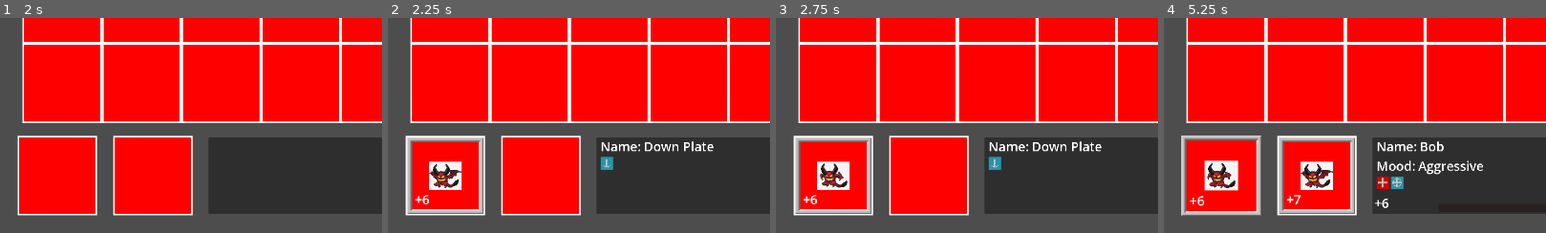
Above: before the commit, frames 1-4 (left to right).
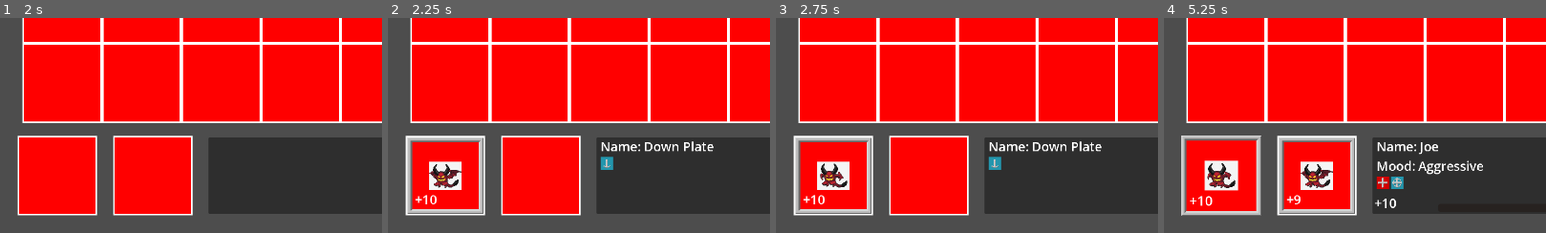
Above: after the commit, the same moments.

Repository: Mrdizzy14-Deklen/Crimson-Screen
Game: Godot game, scene res://start_menu.tscn
Same seed, same stepped clock (60 frames per second), same inputs: the game is played once before the commit and once after it. The engine's default icon, where the game draws it, is replaced by a stand-in: a white triangle on a blue panel in a dark square.
Inputs (mouse positions are % of the whole screen's width and height, from its top left):
- Up to frame 1 (2 s): click "Start" at 0.5 s; tap Enter at 1.25 s; move the mouse to (72, 45) at 1.27 s; press the mouse at (72, 45) at 1.28 s; tap Q (newChip) at 1.55 s
- Up to frame 2 (2.25 s): tap Space (sendWave) at 2 s; move the mouse to (91, 10) at 2.02 s; release the mouse at (91, 10) at 2.03 s; tap Q (newChip) at 2.1 s
- Up to frame 3 (2.75 s): click (91, 10) at 2.3 s
- Up to frame 4 (5.25 s): move the mouse to (91, 28) at 2.77 s; press the mouse at (91, 28) at 2.78 s; tap Q (newChip) at 3.05, 3.6, 4.55 s; move the mouse to (91, 47) at 3.52 s; release the mouse at (91, 47) at 3.53 s; click (91, 47) at 3.8 s; move the mouse to (91, 65) at 4.27 s; hold Space (sendWave) 4.28-5.03 s; move the mouse to (8, 87) at 5.02 s; click (8, 87) at 5.1 s
The pictures show only the part of the screen within x 0-50%, y 50-100%; the shares and areas given below are measured in that part.

Frame 1 is identical in both runs. In frame 2, 0.1% of the frame differs, in the area x 9-13%, y 82-87%; in frame 3, 0.1%; in frame 4, 0.4%, in the area x 8-74%, y 57-89%.

Commit message:
Old code, forgot to push

Diff:
--- a/Assets/Classes/Function/Movement/functionLRSwitch.gd
+++ b/Assets/Classes/Function/Movement/functionLRSwitch.gd
@@ -1,7 +1,7 @@
 extends Function
 
 
-## Sends the particle up or down alternating
+## Sends the particle left or right alternating
 class_name  FunctionLRSwitch
 
 
--- a/Assets/Classes/Function/Value Change/functionadd.gd
+++ b/Assets/Classes/Function/Value Change/functionadd.gd
@@ -10,13 +10,12 @@
 
 func _init():
 	score_function = true
-	amount = Global.rng.randi_range(-13, 13)
-	while amount < 1 and amount != -13:
-		amount = Global.rng.randi_range(1, 12)
-	if amount > 0:
+	amount = Global.rng.randi_range(1, 13)
+	if amount == 13:
+		sprite = preload("res://Assets/Sprites/sub.png")
+		amount = -13
+	elif amount > 0:
 		sprite = preload("res://Assets/Sprites/add.png")
-	else:
-		sprite = preload("res://Assets/Sprites/sub.png")
 	pass
 
 
--- a/Assets/Classes/Function/function.gd
+++ b/Assets/Classes/Function/function.gd
@@ -23,6 +23,4 @@
 		new_target.x = 0
 	elif target.x >= Global.WIDTH:
 		new_target.x = Global.WIDTH - 1
-	if new_target == current_pos:
-		new_target = Vector2(0, 1)
 	return new_target
--- a/Global.gd
+++ b/Global.gd
@@ -27,7 +27,7 @@
 
 
 var is_dragging = false
-
+var dragging: Node2D
 
 ## Checks if a particle is in the system
 var computing = false
--- a/loading_screen.gd
+++ b/loading_screen.gd
@@ -5,11 +5,13 @@
 
 
 var target
+var loading_finished: bool = false
 
 
 # Called when the node enters the scene tree for the first time.
 func _ready() -> void:
 	target = LoadManager.next_scene
+	loading_finished = false
 	ResourceLoader.load_threaded_request(target)
 
 func _process(delta: float) -> void:
@@ -18,6 +20,9 @@
 	progress_bar.value = progress[0] * 100
 
 	if progress[0] == 1:
+		if loading_finished:
+			return
+		loading_finished = true
 		await get_tree().create_timer(1.0).timeout
 		var packed_scene = ResourceLoader.load_threaded_get(target)
 		get_tree().change_scene_to_packed(packed_scene)
--- a/main.gd
+++ b/main.gd
@@ -7,6 +7,7 @@
 @onready var chips: Node = $Chips
 @onready var particles: Node = $Particles
 @onready var spawner: Control = $CanvasLayer/Spawner
+@onready var random_speech_timer: Timer = $RandomSpeechTimer
 
 
 const PLATFORM = preload("res://platform.tscn")
@@ -47,6 +48,9 @@
 func updateScore():
 	points.text = str("[right]", Global.score, "[/right]")
 	pass
+
+
+
 ### Scene Setup Fucntions
 
 
@@ -109,3 +113,12 @@
 	new_par.global_position = _target
 	Global.waveStart.emit()
 	pass
+
+
+func _speech_trigger() -> void:
+	random_speech_timer.wait_time = Global.rng.randf_range(15,30)
+	if chips.get_child_count() > 4:
+		var temp = chips.get_child(Global.rng.randi_range(4, chips.get_child_count() - 1))
+		print_debug(temp.chip_name)
+		temp._speech_trigger()
+	pass
--- a/main.tscn
+++ b/main.tscn
@@ -58,4 +58,9 @@
 [node name="Spawner" parent="SpawnerCanvas" instance=ExtResource("4_lquwl")]
 visible = false
 
+[node name="RandomSpeechTimer" type="Timer" parent="."]
+wait_time = 30.0
+autostart = true
+
 [connection signal="timeout" from="ChipCoolTimer" to="." method="_cool_chips"]
+[connection signal="timeout" from="RandomSpeechTimer" to="." method="_speech_trigger"]
--- a/object.gd
+++ b/object.gd
@@ -11,7 +11,6 @@
 @onready var bottom_level_sprite: AnimatedSprite2D = $BottomLevel
 @onready var top_level_sprite: AnimatedSprite2D = $TopLevel
 @onready var wear_timer: Timer = $WearTimer
-@onready var speech_timer: Timer = $SpeechTimer
 @onready var speech_bubble: Sprite2D = $SpeechBubble
 @onready var score_amount: RichTextLabel = $ScoreAmount
 
@@ -104,6 +103,7 @@
 
 	var new_chip = CHIP.instantiate()
 
+	# Choose a preset
 	match preset:
 		"down_tile":
 			new_chip.chip_name = "Down Plate"
@@ -121,12 +121,13 @@
 
 static func make_copy(old_chip: Chip):
 
+	# Copy over basic info
 	var new_chip = CHIP.instantiate()
 	new_chip.chip_name = old_chip.chip_name
 	new_chip.mood = old_chip.mood
 	new_chip.sprite = old_chip.sprite
 
-	# Set chip functions
+	# copy over chip functions
 	for i in old_chip.functions:
 		new_chip.functions.append(i)
 		if i.score_function:
@@ -139,83 +140,116 @@
 
 
 func _ready():
+
+	# Set sprite animation
 	bottom_level_sprite.sprite_frames = sprite[0]
 	bottom_level_sprite.play()
 	top_level_sprite.sprite_frames = sprite[1]
 	top_level_sprite.play()
-	wear_timer.wait_time = 0.1#Global.particle_move_time * 2
-	if mood:
-		speech_timer.wait_time = Global.rng.randf_range(5,120)
-		speech_timer.start()
+
+	wear_timer.wait_time = 0.1
+
+	# Connect signals
 	Global.waveStart.connect(waveStart)
 	Global.scorePoint.connect(waveEnd)
 	Global.resetRates.connect(resetRate)
 
+	# Set score amount label
 	if val > 0:
 		score_amount.text = str("+", val)
 	elif val < 0:
 		score_amount.text = str(val)
 	else:
-		if mood:
+		if chip_name == "Down Plate":
+			score_amount.text = ""
+		else:
 			score_amount.text = "+-"
-		else:
-			score_amount.text = ""
 
 
 ## Generates a random chip
 func random_chip():
-	# Set chip customizations
+
+	# Set random chip customizations
 	chip_name = NAMES[Global.rng.randi_range(0, NAMES.size() - 1)]
 	mood = MOODS.values().pick_random()
 	sprite = SPRITES[Global.rng.randi_range(0, SPRITES.size() - 1)]
-
-	# Set chip functions
+	color = Color(Global.rng.randf_range(0, 1), Global.rng.randf_range(0, 1), Global.rng.randf_range(0, 1))
+
+	# Set random chip functions
 	var new_func = VALUE_FUNCTIONS.values().pick_random().new()
 	functions.append(new_func)
 	val += new_func.amount
 	new_func = MOVE_FUNCTIONS.values().pick_random().new()
 	functions.append(new_func)
 	dir += new_func.dir
-	color = Color(Global.rng.randf_range(0, 1), Global.rng.randf_range(0, 1), Global.rng.randf_range(0, 1))
 	pass
 
 
 func _process(delta: float) -> void:
+
+	# Cooldown the chip
+	coolDown(delta)
+
+	# Display speech bubble
 	if !speech_seen:
 		speech_bubble.visible = true
+
 	else:
 		speech_bubble.visible = false
-	coolDown(delta)
+
 	if draggable:
+		scale = Vector2(1.05, 1.05)
+	else:
+		scale = Vector2(1, 1)
+
+	# Check if being hovered over
+	if draggable:
+
 		speech_seen = true
+
+		# Set info page
 		if !Global.has_info:
 			Global.setinfo(self)
+
+		# Pick up logic
 		if Input.is_action_just_pressed("click") and !glued:
+
+			Global.dragging = self
 			Global.resetRates.emit()
 			Engine.time_scale = 0
 			initial_pos = global_position
 			offset = get_global_mouse_position() - global_position
 			Global.is_dragging = true
 
+		# Drag logic
 		if Global.is_dragging:
-			if Input.is_action_pressed("click"):
+			if Input.is_action_pressed("click") and Global.dragging == self:
 				global_position = get_global_mouse_position() - offset
-			elif Input.is_action_just_released("click"):
-
-				Global.is_dragging = false
+
+			elif Input.is_action_just_released("click") or Global.dragging != self:
+
+				if Global.dragging == self:
+					Global.dragging = null
+
 				var tween = get_tree().create_tween()
+
 				if in_zone:
+
 					if loc is Vector2:
 						Global.grid[loc.x][loc.y] = self
+
 					if loc is int:
 						Global.hand[loc] = self
+
 					if loc is String:
 						if loc == "next_summon":
 							Global.next_summon = self
+
 					tween.tween_property(self, "global_position", body_ref.global_position, 0.15).set_ease(Tween.EASE_IN_OUT)
 				else:
 					tween.tween_property(self, "global_position", initial_pos, 0.15).set_ease(Tween.EASE_IN_OUT)
 				Engine.time_scale = 1
+				Global.is_dragging = false
 	pass
 
 
@@ -233,15 +267,14 @@
 func _on_area_2d_mouse_entered() -> void:
 	if not Global.is_dragging:
 		draggable = true
-		scale = Vector2(1.05, 1.05)
 	pass
 
 
 func _on_area_2d_mouse_exited() -> void:
 	if not Global.is_dragging:
 		draggable = false
-		scale = Vector2(1, 1)
 		Global.clearinfo()
+		print_debug("joe")
 	pass
 
 
@@ -357,12 +390,8 @@
 
 
 func _speech_trigger() -> void:
-	speech_timer.wait_time = Global.rng.randf_range(5,120)
 	speech = "joe" # TEMP
-	if draggable:
-		Global.clearinfo()
-		Global.setinfo(self)
-	else:
+	if !draggable:
 		speech_seen = false
 	await get_tree().create_timer(10.0).timeout
 	speech = ""
--- a/object.tscn
+++ b/object.tscn
@@ -6,21 +6,13 @@
 [ext_resource type="Texture2D" uid="uid://dfdkc1cyqc1mt" path="res://Assets/Sprites/speech_bubble.png" id="4_dwaef"]
 
 [sub_resource type="RectangleShape2D" id="RectangleShape2D_y4iei"]
-size = Vector2(192, 192)
+size = Vector2(212, 212)
 
 [sub_resource type="RectangleShape2D" id="RectangleShape2D_3xuqs"]
 size = Vector2(6, 6)
 
 [node name="object" type="Node2D"]
 script = ExtResource("1_2xpnk")
-
-[node name="BottomLevel" type="AnimatedSprite2D" parent="."]
-sprite_frames = ExtResource("2_q8hqr")
-autoplay = "default"
-
-[node name="TopLevel" type="AnimatedSprite2D" parent="."]
-z_index = 3
-sprite_frames = ExtResource("3_0i3lm")
 
 [node name="PickUpCollider" type="Area2D" parent="."]
 collision_layer = 2
@@ -40,7 +32,13 @@
 [node name="WearTimer" type="Timer" parent="."]
 autostart = true
 
-[node name="SpeechTimer" type="Timer" parent="."]
+[node name="BottomLevel" type="AnimatedSprite2D" parent="."]
+sprite_frames = ExtResource("2_q8hqr")
+autoplay = "default"
+
+[node name="TopLevel" type="AnimatedSprite2D" parent="."]
+z_index = 3
+sprite_frames = ExtResource("3_0i3lm")
 
 [node name="SpeechBubble" type="Sprite2D" parent="."]
 visible = false
@@ -60,4 +58,3 @@
 [connection signal="body_entered" from="BoxCollider" to="." method="_on_area_2d_body_entered"]
 [connection signal="body_exited" from="BoxCollider" to="." method="_on_area_2d_body_exited"]
 [connection signal="timeout" from="WearTimer" to="." method="_on_wear_timer_timeout"]
-[connection signal="timeout" from="SpeechTimer" to="." method="_speech_trigger"]
--- a/platform.gd
+++ b/platform.gd
@@ -11,5 +11,8 @@
 
 
 func _process(delta: float) -> void:
-	visible = Global.is_dragging
+	if Global.is_dragging:
+		visible = true
+	else:
+		visible = false
 	pass
--- a/project.godot
+++ b/project.godot
@@ -12,7 +12,7 @@
 
 config/name="Crimson Screen"
 run/main_scene="uid://dbnsift4q5b2n"
-config/features=PackedStringArray("4.4", "GL Compatibility")
+config/features=PackedStringArray("4.5", "GL Compatibility")
 config/icon="res://icon.svg"
 
 [autoload]
Not shown, changed: README.txt
